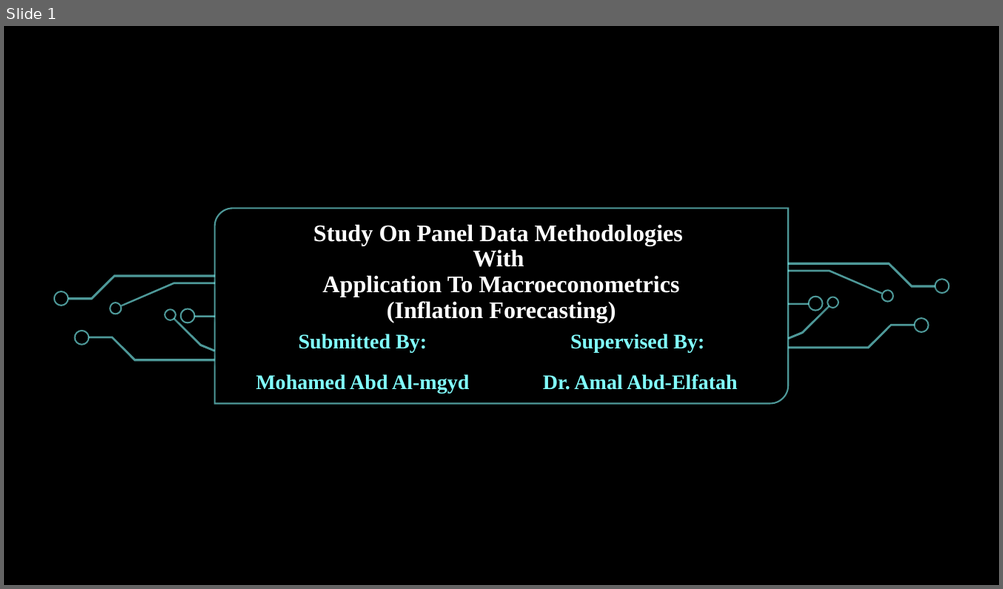
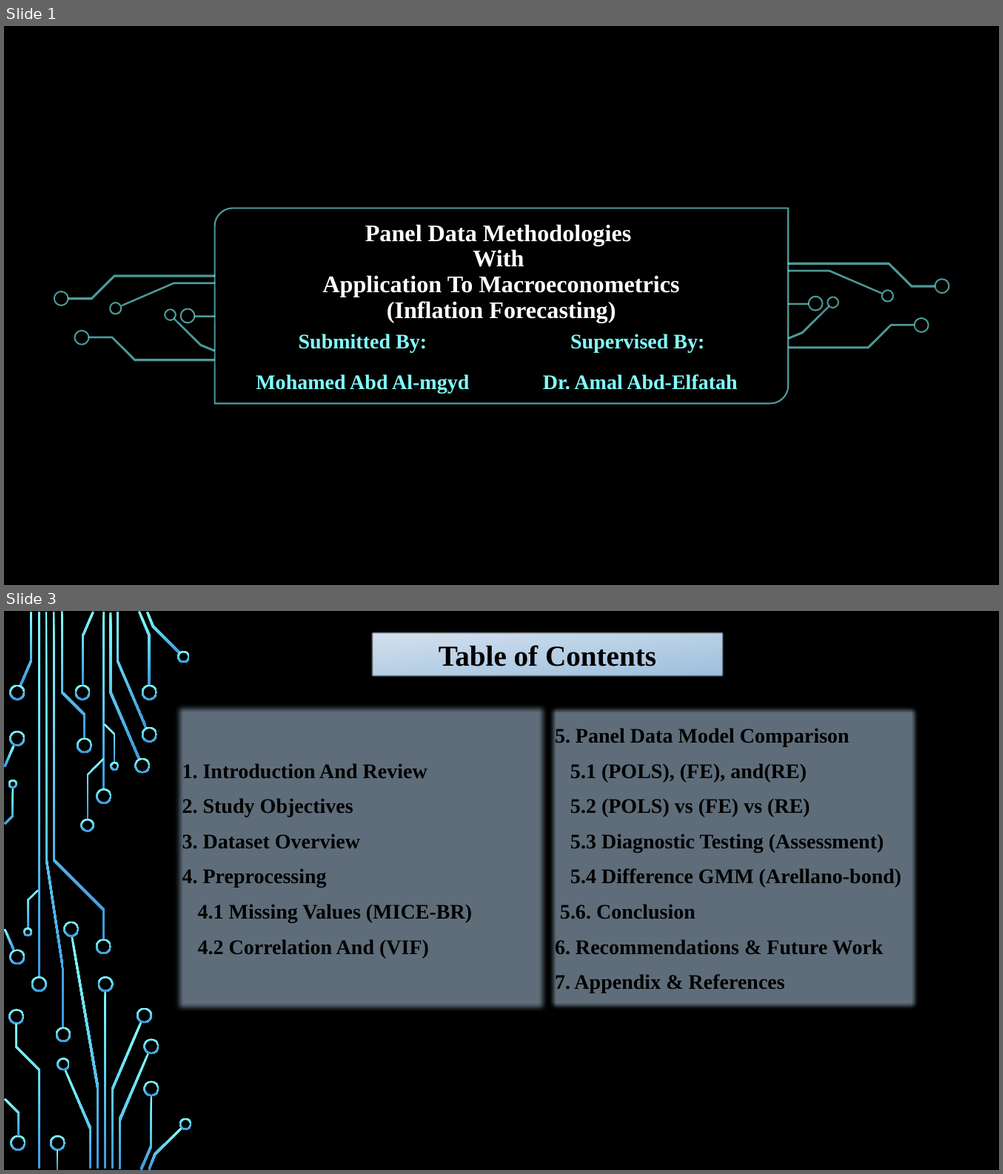
Before and after one commit to MohamedataS/Inflation-Forecasting-PanelModels, a slide deck: 07-Report/Presentation.pptx. Shown one above the other, each under a label of ours: slide 1 before the commit, slides 1 and 3 after it; the slides between them are not shown. The pictures are 1003x589 and 1003x1174 pixels, drawn with LibreOffice and Linux fonts; fonts in the diff are those of the drawing; background and template pictures are left out. Boxes give left, top, right and bottom in pixels: in the first picture for what was removed or moved away, otherwise in the second. Text is boxed around its words. In the diff, an @@ line names an element or a change of style, - is before the commit and + after.

```diff
--- a/07-Report/Presentation.pptx
+++ b/07-Report/Presentation.pptx
@@ slide 3 added at [4, 611, 999, 1170], background picture (left out); not listed: 20 template elements that a slide beside it also shows @@
@@ title added at [371, 632, 723, 677], fill gradient #D7E4F0 to #9EC0DF, 28 pt, text #000000, bold @@
+Table of Contents
@@ subtitle added at [175, 704, 547, 1011], fill #BEDCF4 at 50% opacity, 20 pt, text #000000, bold @@
+1. Introduction And Review
+2. Study Objectives
+3. Dataset Overview
+4. Preprocessing
+4.1 Missing Values (MICE-BR)
+4.2 Correlation And (VIF)
@@ rectangle added at [547, 704, 919, 1011], fill #BEDCF4 at 50% opacity, 20 pt, text #000000, bold @@
+5. Panel Data Model Comparison
+5.1 (POLS), (FE), and(RE)
+5.2 (POLS) vs (FE) vs (RE)
+5.3 Diagnostic Testing (Assessment)
+5.4 Difference GMM (Arellano-bond)
+5.6. Conclusion
+6. Recommendations & Future Work
+7. Appendix & References
@@ group added at [8, 612, 192, 1169]: 34 freeform shapes @@
@@ slide 1 changed as well @@
@@ title at [322, 224, 680, 323]: text changed @@
-Study On Panel Data Methodologies
-With
-Application To Macroeconometrics
-(Inflation Forecasting)
+Panel Data Methodologies
+With
+Application To Macroeconometrics
+(Inflation Forecasting)
```
Also in this commit, not shown: 23 other slides added, 1 slide removed, 9 other files.
